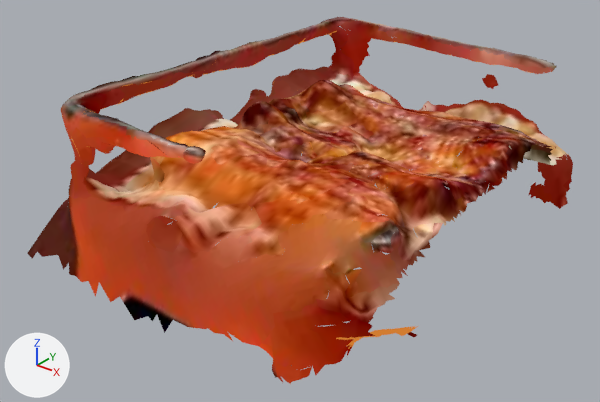
The glTF model companion/src/renderer/office/assets/food/bento/unaju-kobax.glb, before and after one commit.
The view is the same before and after, from a 50 mm camera at (0.209, -0.269, 0.185) aimed at (0.001, -0.009, 0.024). Arrows for +X, +Y and +Z are at lower left; the lights stay in place. The older version comes first. Where no turn or scale is listed for an object, it has been applied to the vertices. Vertices at exactly the same position are counted once.
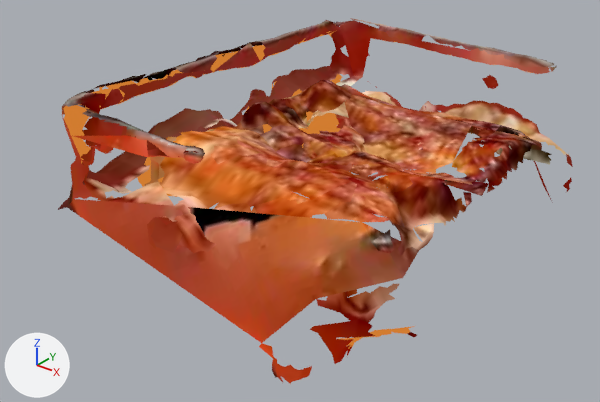
Where the newer file only moved an object's origin or applied its transform, the numbers keep the older frame.

What the commit changed:
me_object_0 is used by ob_object_2; location (0.0014, 0.0012, 0.0395).
me_object_0 had 2478 vertices, 3373 faces and spanned x -0.084..0.084, y -0.099..0.099, z -0.04..0.04.
me_object_0 now has 1194 vertices, 1851 faces and spans x -0.084..0.084, y -0.093..0.098, z -0.038..0.038.
me_object_0 part 1: 14 loose pieces with 201 vertices, spanning x -0.072..0.084, y -0.076..0.098, z -0.004..0.04, are deleted.
me_object_0 part 2: 1081 vertices removed from x -0.084..0.084, y -0.099..0.099, z -0.039..0.039.
Other edits to the shape of me_object_0 do not show in these pictures.
me_object_2 is used by ob_object_4; location (0.0052, -0.0003, 0.0443).
me_object_2 had 642 vertices, 489 faces and spanned x -0.079..0.079, y -0.1..0.1, z -0.035..0.035.
me_object_2 now has 362 vertices, 244 faces and spans x -0.079..0.078, y -0.099..0.099, z -0.035..0.034.
me_object_2 part 3: 26 loose pieces with 88 vertices, spanning x -0.077..0.079, y -0.093..0.095, z -0.009..0.033, are deleted.
Part 4, on me_object_2:
192 vertices are removed from x -0.076..0.077, y -0.1..0.1, z -0.034..0.035.
374 faces are deleted.
164 new faces join them.

Pixel boxes [x1, y1, x2, y2] of what changed, in the pictures (600 x 402 px):
'Object_2', reshaped (10% narrower, 8% shorter): before [27, 17, 573, 375]; after [63, 20, 552, 349]
'Object_4', reshaped: before [76, 26, 556, 297]; after [78, 25, 556, 297]
part 1 of me_object_0, deleted: before [84, 68, 564, 238]
part 2 of me_object_0, deleted (orange): before [27, 17, 573, 375]
part 3 of me_object_2, deleted: before [133, 53, 543, 211]
part 4 of me_object_2, reshaped: before [76, 26, 556, 297]; after [78, 25, 556, 297]
